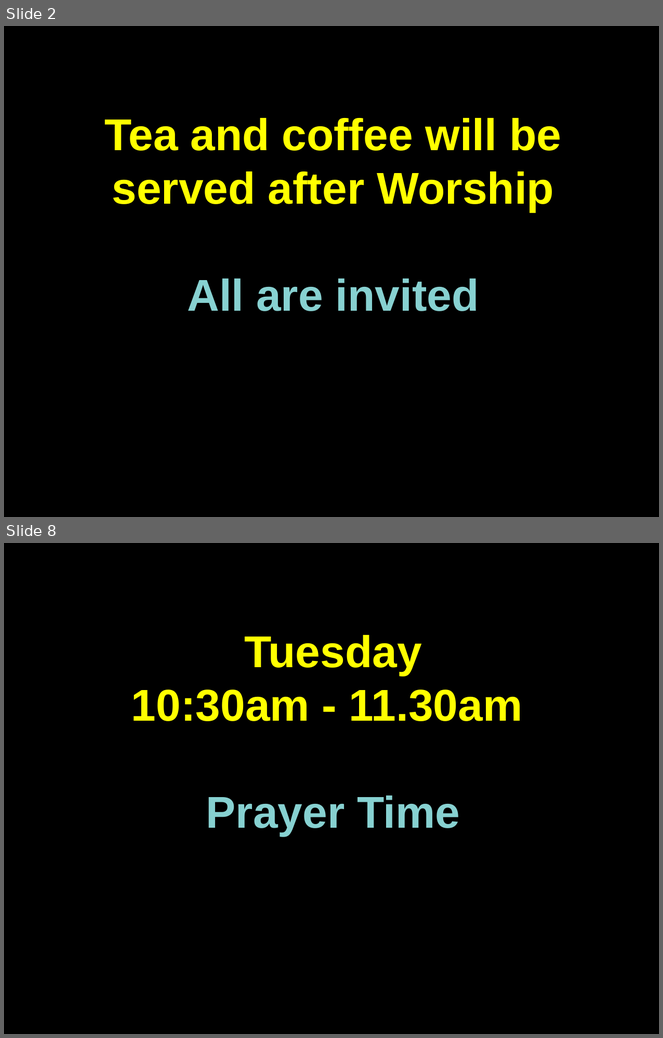
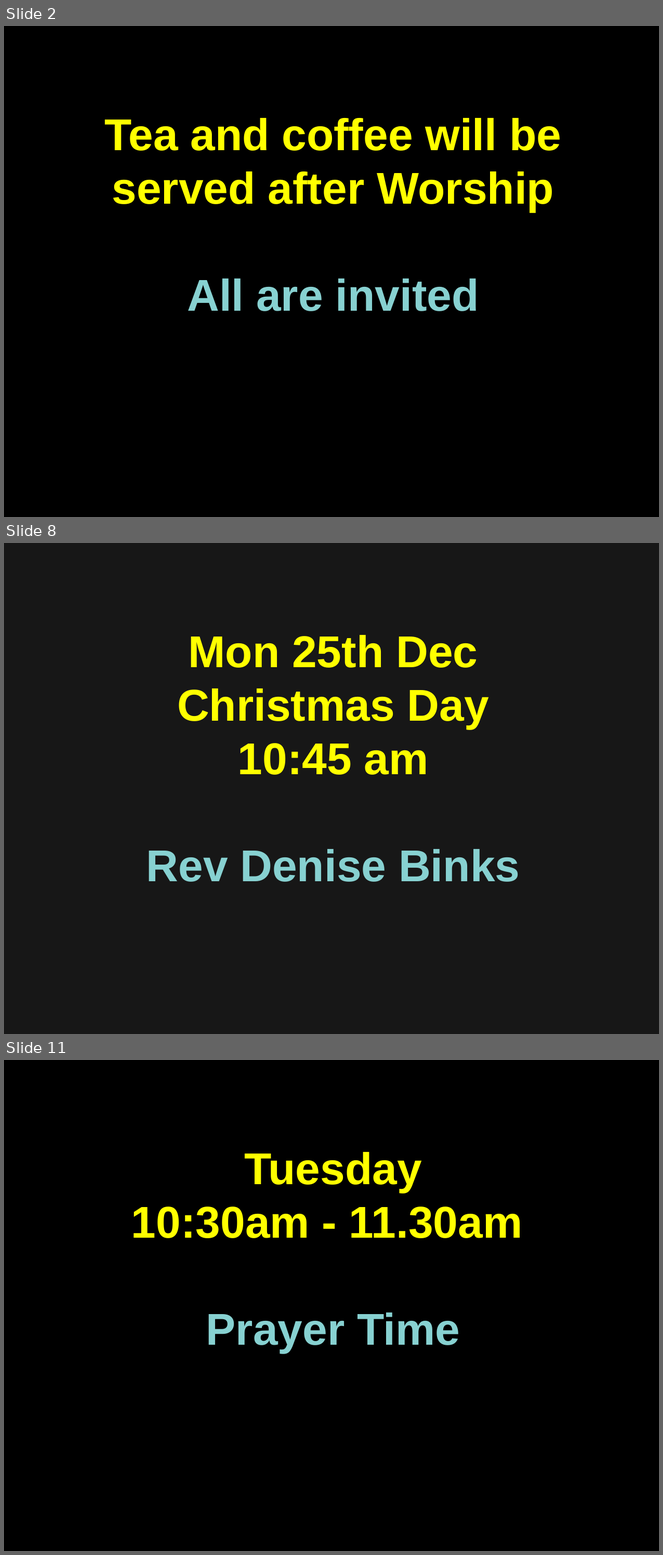
Before and after one commit to martinforsyth/bsuc-audio-visual, a slide deck: resources/presentations/impress/welcome.dark.background.odp. Shown one above the other, each under a label of ours: slides 2 and 8 before the commit, slides 2, 8 and 11 after it; the slides between them are not shown. The pictures are 663x1038 and 663x1555 pixels, drawn with LibreOffice and Linux fonts; fonts in the diff are those of the drawing. Boxes give left, top, right and bottom in pixels: in the first picture for what was removed or moved away, otherwise in the second. Text is boxed around its words. In the diff, an @@ line names an element or a change of style, - is before the commit and + after.

```diff
--- a/resources/presentations/impress/welcome.dark.background.odp
+++ b/resources/presentations/impress/welcome.dark.background.odp
@@ slide 8 added at bbox=[4, 543, 659, 1034], background #171717 @@
@@ text added at bbox=[146, 635, 520, 882], 54 pt, text #FFFF00, bold @@
+Mon 25th Dec
+Christmas Day
+10:45 am
+Rev Denise Binks
@@ what was slide 8 is now slide 11 @@
```
Also in this commit, not shown: 4 slides changed, 2 other slides added.
